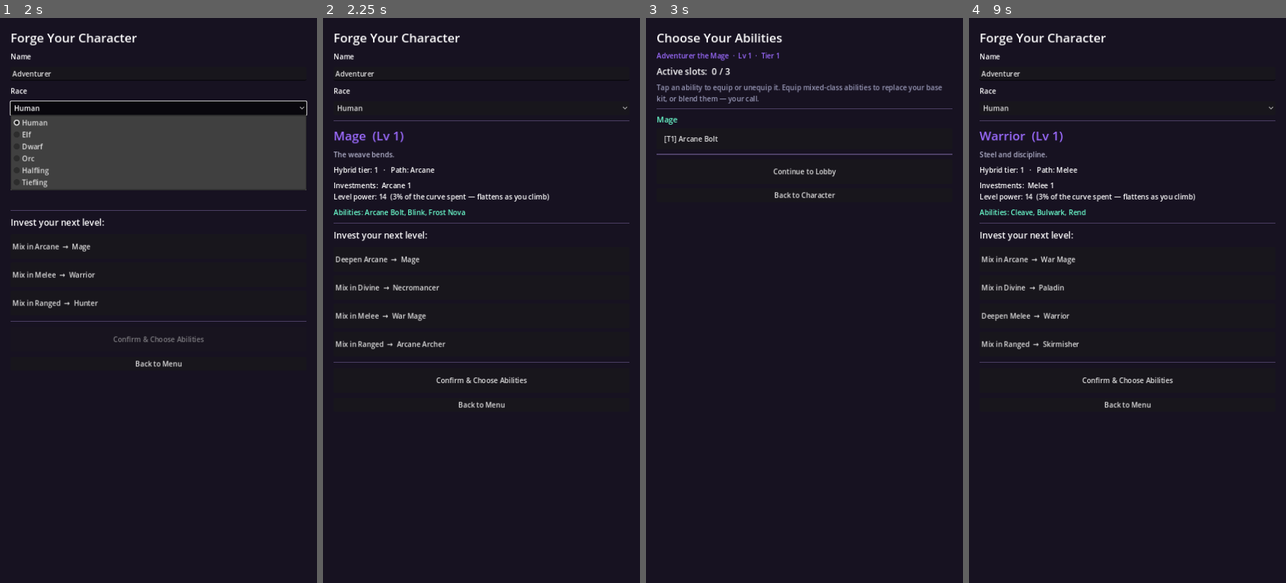
Above: before the commit, frames 1-4 (left to right).
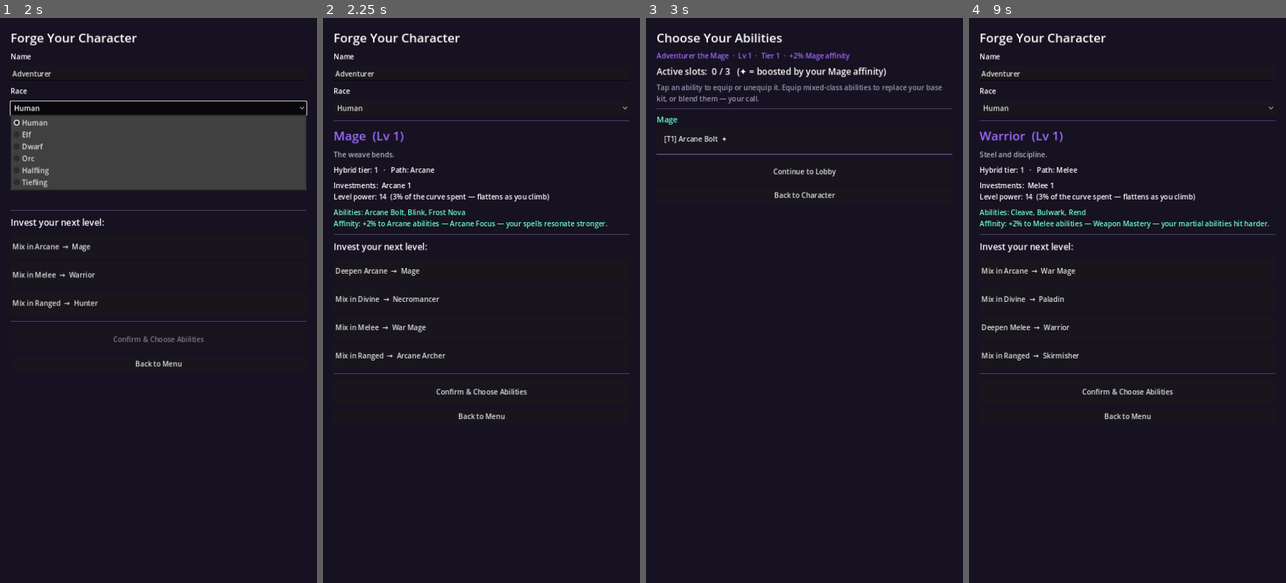
Above: after the commit, the same moments.

Repository: coldfront96/necromander
Game: Godot game, scene res://scenes/main_menu/MainMenu.tscn
Two runs of this game, one before a commit and one after it. Both use one fixed random seed, a clock stepped at 60 frames per second and the inputs below.
Inputs:
- Up to frame 1 (2 s): click "New Character" at 0.5 s; click "Human" at 1.25 s
- Up to frame 2 (2.25 s): click "Mix in Arcane → Mage" at 2 s
- Up to frame 3 (3 s): click "Confirm & Choose Abilities" at 2.75 s
- Up to frame 4 (9 s): click "Continue to Lobby" at 3.5 s; click "Toggle Ready" at 4.25 s; click "Toggle Ready" at 5 s; click "Leave" at 5.75 s; click "Host" at 6.5 s; click "Back to Menu" at 7.25 s; click "New Character" at 8 s; click "Mix in Melee → Warrior" at 8.75 s

Frame 1 is identical in both runs. In frame 2, 3.4% of the frame differs, in the area x 3-97%, y 35-71%; in frame 3, 0.5%; in frame 4, 3.3%.

Commit message:
Identity affinity: chosen identity grants a small, capped ability bonus
Make the chosen identity a meaningful (non-dominant) choice:
- combinations.json: add an 'affinity' flavor passive to every class
- ClassSystem: AFFINITY_PER_TIER/CAP (+2%/tier, max +10%); identity_affinity(),
  affinity_pct_for_tier(), ability_gets_affinity(); affinity included in resolve()
- Character creation: readout shows the affinity line; identity picker buttons
  preview each identity's affinity %
- Loadout: header shows active affinity; abilities boosted by it are marked (✦)
- DESIGN.md 3.3: affinity documented as implemented

The bonus applies to abilities whose Aspects fall within the identity's Aspects,
rewarding (but not forcing) a kit that matches who you choose to be.

Diff:
--- a/data/combinations.json
+++ b/data/combinations.json
@@ -1,5 +1,5 @@
 {
-  "_comment": "Data-driven class registry. Key = sorted, comma-joined Aspect set. Adding a class is a data change only. See DESIGN.md section 3.",
+  "_comment": "Data-driven class registry. Key = sorted, comma-joined Aspect set. Adding a class is a data change only. 'affinity' is the flavor passive granted when this class is your chosen identity (DESIGN.md 3.3). See also DESIGN.md section 3.",
   "aspects": {
     "MELEE":  { "display": "Melee",  "blurb": "Martial might, blades & blood.", "starting": true },
     "RANGED": { "display": "Ranged", "blurb": "Precision, bows & traps.",        "starting": true },
@@ -7,23 +7,23 @@
     "DIVINE": { "display": "Divine", "blurb": "Faith, holy & unholy power.",      "starting": false }
   },
   "classes": {
-    "MELEE":  { "title": "Warrior", "tagline": "Steel and discipline.", "abilities": ["Cleave", "Bulwark", "Rend"] },
-    "RANGED": { "title": "Hunter",  "tagline": "One shot, one truth.",  "abilities": ["Aimed Shot", "Snare Trap", "Volley"] },
-    "ARCANE": { "title": "Mage",    "tagline": "The weave bends.",      "abilities": ["Arcane Bolt", "Blink", "Frost Nova"] },
-    "DIVINE": { "title": "Cleric",  "tagline": "By faith, sustained.",  "abilities": ["Smite", "Mend", "Sanctuary"] },
+    "MELEE":  { "title": "Warrior", "tagline": "Steel and discipline.", "abilities": ["Cleave", "Bulwark", "Rend"], "affinity": "Weapon Mastery — your martial abilities hit harder." },
+    "RANGED": { "title": "Hunter",  "tagline": "One shot, one truth.",  "abilities": ["Aimed Shot", "Snare Trap", "Volley"], "affinity": "Keen Eye — your ranged abilities strike truer." },
+    "ARCANE": { "title": "Mage",    "tagline": "The weave bends.",      "abilities": ["Arcane Bolt", "Blink", "Frost Nova"], "affinity": "Arcane Focus — your spells resonate stronger." },
+    "DIVINE": { "title": "Cleric",  "tagline": "By faith, sustained.",  "abilities": ["Smite", "Mend", "Sanctuary"], "affinity": "Devotion — your divine abilities endure longer." },
 
-    "ARCANE,MELEE":   { "title": "War Mage",      "tagline": "Spell and sword as one.",        "abilities": ["Flameblade", "Mana Shield", "Spell Strike"] },
-    "DIVINE,MELEE":   { "title": "Paladin",       "tagline": "A shield made of conviction.",   "abilities": ["Holy Strike", "Lay on Hands", "Consecrate"] },
-    "ARCANE,RANGED":  { "title": "Arcane Archer", "tagline": "Arrows that remember the void.", "abilities": ["Enchanted Shot", "Teleport Quiver", "Seeking Bolt"] },
-    "DIVINE,RANGED":  { "title": "Inquisitor",    "tagline": "Judgment at a distance.",        "abilities": ["Condemn", "Purging Arrow", "Zealous Mark"] },
-    "ARCANE,DIVINE":  { "title": "Necromancer",   "tagline": "Death is a door, not a wall.",   "abilities": ["Raise Dead", "Soul Siphon", "Bone Armor"] },
-    "MELEE,RANGED":   { "title": "Skirmisher",    "tagline": "Close the gap, open the gap.",   "abilities": ["Throwing Blades", "Roll", "Harrying Strike"] },
+    "ARCANE,MELEE":   { "title": "War Mage",      "tagline": "Spell and sword as one.",        "abilities": ["Flameblade", "Mana Shield", "Spell Strike"], "affinity": "Spellblade — steel and spell flow as one." },
+    "DIVINE,MELEE":   { "title": "Paladin",       "tagline": "A shield made of conviction.",   "abilities": ["Holy Strike", "Lay on Hands", "Consecrate"], "affinity": "Oathbound — your holy strikes carry conviction." },
+    "ARCANE,RANGED":  { "title": "Arcane Archer", "tagline": "Arrows that remember the void.", "abilities": ["Enchanted Shot", "Teleport Quiver", "Seeking Bolt"], "affinity": "Ether Fletching — enchanted shots linger." },
+    "DIVINE,RANGED":  { "title": "Inquisitor",    "tagline": "Judgment at a distance.",        "abilities": ["Condemn", "Purging Arrow", "Zealous Mark"], "affinity": "Zeal — judgment lands with force." },
+    "ARCANE,DIVINE":  { "title": "Necromancer",   "tagline": "Death is a door, not a wall.",   "abilities": ["Raise Dead", "Soul Siphon", "Bone Armor"], "affinity": "Grave Bond — death magic feeds your power." },
+    "MELEE,RANGED":   { "title": "Skirmisher",    "tagline": "Close the gap, open the gap.",   "abilities": ["Throwing Blades", "Roll", "Harrying Strike"], "affinity": "Momentum — shifting range empowers you." },
 
-    "ARCANE,DIVINE,MELEE":  { "title": "Death Knight", "tagline": "Power torn from the grave, worn as armor.", "abilities": ["Death Coil", "Unholy Aura", "Soul Reaver"] },
-    "ARCANE,MELEE,RANGED":  { "title": "Spellslinger", "tagline": "Every weapon is a wand.",                  "abilities": ["Gun-Glyph", "Arcane Dash", "Ricochet Hex"] },
-    "DIVINE,MELEE,RANGED":  { "title": "Templar",      "tagline": "A holy order of one.",                     "abilities": ["Crusader's Charge", "Blessed Volley", "Aegis"] },
-    "ARCANE,DIVINE,RANGED": { "title": "Plaguebringer", "tagline": "A quiver of small apocalypses.",          "abilities": ["Withering Shot", "Contagion", "Death Bloom"] },
+    "ARCANE,DIVINE,MELEE":  { "title": "Death Knight", "tagline": "Power torn from the grave, worn as armor.", "abilities": ["Death Coil", "Unholy Aura", "Soul Reaver"], "affinity": "Unliving — siphoned power hardens you." },
+    "ARCANE,MELEE,RANGED":  { "title": "Spellslinger", "tagline": "Every weapon is a wand.",                  "abilities": ["Gun-Glyph", "Arcane Dash", "Ricochet Hex"], "affinity": "Trick Shots — your casts ricochet further." },
+    "DIVINE,MELEE,RANGED":  { "title": "Templar",      "tagline": "A holy order of one.",                     "abilities": ["Crusader's Charge", "Blessed Volley", "Aegis"], "affinity": "Crusade — sustained holy pressure mounts." },
+    "ARCANE,DIVINE,RANGED": { "title": "Plaguebringer", "tagline": "A quiver of small apocalypses.",          "abilities": ["Withering Shot", "Contagion", "Death Bloom"], "affinity": "Contagion — your afflictions spread wider." },
 
-    "ARCANE,DIVINE,MELEE,RANGED": { "title": "Ascendant", "tagline": "Master of the flux, beholden to no single path.", "abilities": ["Aspect Shift", "Unbound", "Convergence"] }
+    "ARCANE,DIVINE,MELEE,RANGED": { "title": "Ascendant", "tagline": "Master of the flux, beholden to no single path.", "abilities": ["Aspect Shift", "Unbound", "Convergence"], "affinity": "Convergence — every aspect amplifies the others." }
   }
 }
--- a/scenes/character_creation/CharacterCreation.gd
+++ b/scenes/character_creation/CharacterCreation.gd
@@ -133,7 +133,7 @@
 		tier_label.text = "Hybrid tier: %d   ·   Path: %s" % [
 			c["tier"], " + ".join(_pretty_aspects(c["aspect_set"]))]
 		aspect_lines.text = _aspect_breakdown() + "\n" + _power_line()
-		abilities_label.text = "Abilities: " + (", ".join(c["abilities"]) if not c["abilities"].is_empty() else "—")
+		abilities_label.text = "Abilities: " + (", ".join(c["abilities"]) if not c["abilities"].is_empty() else "—") + "\n" + _affinity_line(c)
 	else:
 		class_label.text = "Wanderer"
 		tagline_label.text = "Choose a starting path below."
@@ -167,7 +167,7 @@
 		btn.custom_minimum_size = Vector2(0, 44)
 		btn.alignment = HORIZONTAL_ALIGNMENT_LEFT
 		var mark := "● " if is_active else "○ "
-		var tags := ""
+		var tags := "  +%d%% affinity" % ClassSystem.affinity_pct_for_tier(entry["tier"])
 		if entry["aspects"] == 1:
 			tags += "  (base)"
 		if entry["is_default"]:
@@ -231,6 +231,13 @@
 		parts.append("%s %d" % [ClassSystem.aspect_display(id), build.level_in(id)])
 	return "Investments:  " + ("   ".join(parts) if not parts.is_empty() else "—")
 
+func _affinity_line(c: Dictionary) -> String:
+	var a: Dictionary = c.get("affinity", {})
+	if a.is_empty():
+		return ""
+	var scope := " + ".join(_pretty_aspects(a["scope_aspects"]))
+	return "Affinity: +%d%% to %s abilities — %s" % [a["bonus_pct"], scope, a["passive"]]
+
 func _power_line() -> String:
 	var pct := int(round(build.level_power_ratio() * 100.0))
 	return "Level power: %d  (%d%% of the curve spent — flattens as you climb)" % [
--- a/scenes/loadout/Loadout.gd
+++ b/scenes/loadout/Loadout.gd
@@ -90,9 +90,14 @@
 
 func _refresh() -> void:
 	var c := ClassSystem.resolve(build)
-	class_label.text = "%s the %s  ·  Lv %d  ·  Tier %d" % [
-		build.character_name, c["title"], c["total_level"], c["tier"]]
-	slots_label.text = "Active slots:  %d / %d" % [build.loadout.size(), build.max_loadout_slots()]
+	var aff: Dictionary = c.get("affinity", {})
+	var aff_suffix := ""
+	if not aff.is_empty():
+		aff_suffix = "  ·  +%d%% %s affinity" % [aff["bonus_pct"], c["title"]]
+	class_label.text = "%s the %s  ·  Lv %d  ·  Tier %d%s" % [
+		build.character_name, c["title"], c["total_level"], c["tier"], aff_suffix]
+	slots_label.text = "Active slots:  %d / %d   (✦ = boosted by your %s affinity)" % [
+		build.loadout.size(), build.max_loadout_slots(), c["title"]]
 
 	for child in pool_box.get_children():
 		child.queue_free()
@@ -131,7 +136,8 @@
 			btn.custom_minimum_size = Vector2(0, 48)
 			btn.alignment = HORIZONTAL_ALIGNMENT_LEFT
 			var mark := "★ " if equipped else "   "
-			btn.text = "%s[T%d] %s" % [mark, a["tier"], ability_name]
+			var boosted := "  ✦" if ClassSystem.ability_gets_affinity(build, a["source_key"]) else ""
+			btn.text = "%s[T%d] %s%s" % [mark, a["tier"], ability_name, boosted]
 			# Grey out unequipped abilities when slots are full.
 			btn.disabled = full and not equipped
 			btn.pressed.connect(func(): _toggle(ability_name))
--- a/scripts/autoload/ClassSystem.gd
+++ b/scripts/autoload/ClassSystem.gd
@@ -5,6 +5,13 @@
 ## new combinations. See DESIGN.md section 3.
 
 const REGISTRY_PATH := "res://data/combinations.json"
+
+## Identity affinity: your chosen identity grants a small bonus to abilities
+## drawn from its Aspects — real, but deliberately non-dominant so identity is a
+## meaningful choice, never the whole game. Scales with your tier in that
+## identity, hard-capped. (DESIGN.md 3.3.) Tunable.
+const AFFINITY_PER_TIER := 2  ## % bonus per identity tier
+const AFFINITY_CAP := 10      ## max % the affinity can ever reach
 
 var aspects: Dictionary = {}   # id -> { display, blurb, starting }
 var classes: Dictionary = {}   # combination_key -> { title, tagline, abilities }
@@ -60,7 +67,39 @@
 		"is_known": classes.has(key),
 		"total_level": build.total_level(),
 		"is_default_identity": build.chosen_identity == "" or build.chosen_identity == _default_identity_key(build),
+		"affinity": identity_affinity(build),
 	}
+
+## The bonus granted by the build's current chosen identity. Applies to abilities
+## whose source Aspects are within the identity's Aspect set. Empty for Wanderer.
+func identity_affinity(build: CharacterBuild) -> Dictionary:
+	var key := active_identity_key(build)
+	if key == "":
+		return {}
+	var entry: Dictionary = classes.get(key, {})
+	var req := _aspects_of(key)
+	return {
+		"identity": entry.get("title", key),
+		"bonus_pct": affinity_pct_for_tier(_entry_tier(build, req)),
+		"scope_aspects": req,
+		"passive": entry.get("affinity", "Sharper command of your chosen path."),
+	}
+
+## The affinity % for a given identity tier (shared so the picker can preview it).
+func affinity_pct_for_tier(tier: int) -> int:
+	return min(max(tier, 0) * AFFINITY_PER_TIER, AFFINITY_CAP)
+
+## Does an ability (by its source class key) benefit from the active affinity?
+## True when the ability's source Aspects are all within the identity's Aspects.
+func ability_gets_affinity(build: CharacterBuild, source_key: String) -> bool:
+	var identity := active_identity_key(build)
+	if identity == "":
+		return false
+	var identity_aspects := _aspects_of(identity)
+	for a in _aspects_of(source_key):
+		if not identity_aspects.has(a):
+			return false
+	return true
 
 ## The class key the build presents as: the player's choice if still valid,
 ## else the emergent default.
Not shown, changed: DESIGN.md
